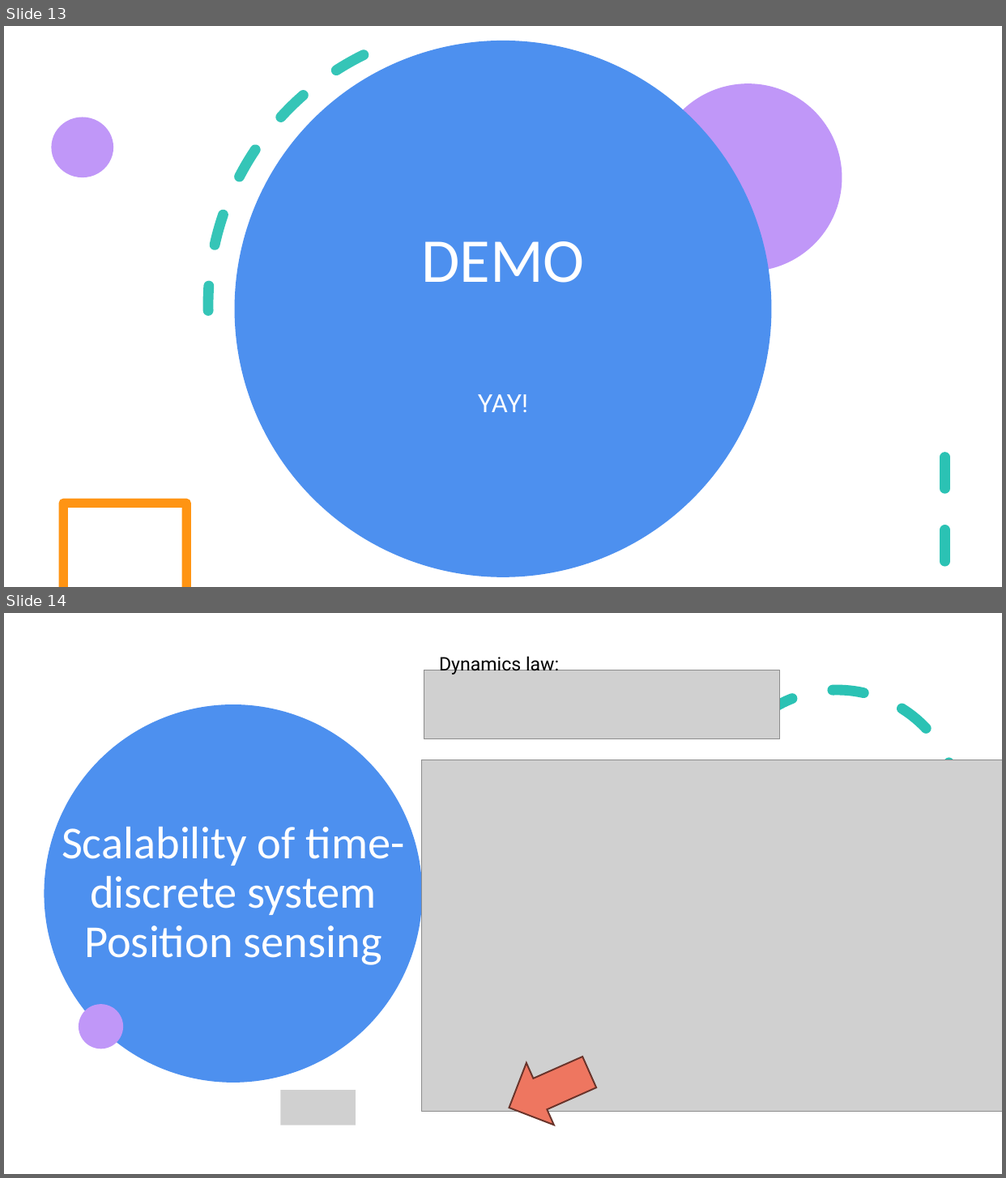
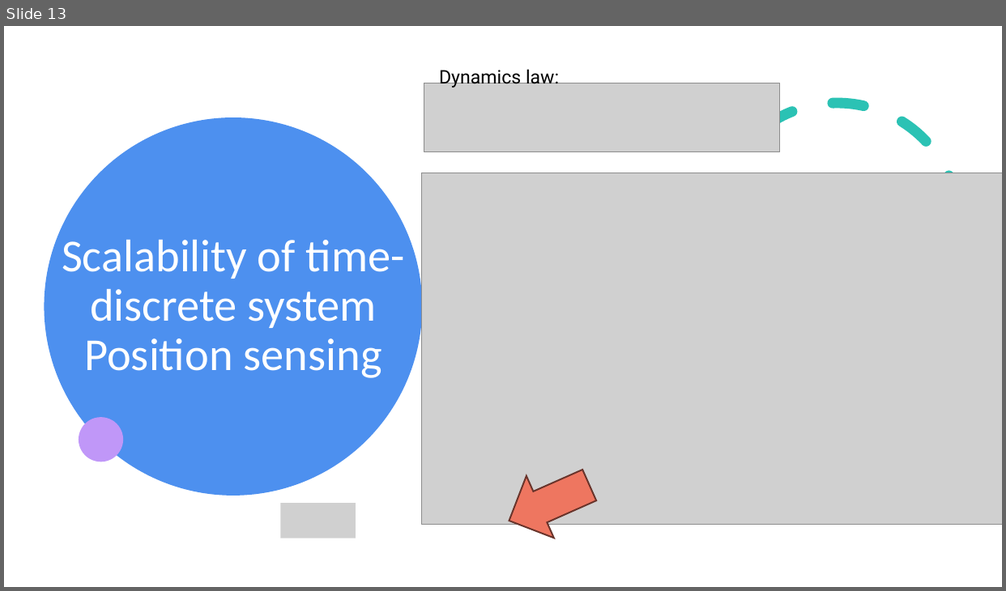
Before and after one commit to SagivTamir/Gathering-simulations, a slide deck: Agent-Based Gathering Simulations.pptx. Shown one above the other, each under a label of ours: slides 13 and 14 before the commit, slide 13 after it. The pictures are 1006x1178 and 1006x591 pixels, drawn with LibreOffice and Linux fonts; fonts in the diff are those of the drawing; grey boxes stand for pictures. Boxes give left, top, right and bottom in pixels: in the first picture for what was removed or moved away, otherwise in the second. Text is boxed around its words. In the diff, an @@ line names an element or a change of style, - is before the commit and + after.

```diff
--- a/Agent-Based Gathering Simulations.pptx
+++ b/Agent-Based Gathering Simulations.pptx
@@ slide 13 removed at [4, 26, 1002, 587], background #FFFFFF @@
@@ arc (boxed as its full ellipse) removed at [113, 26, 861, 587] @@
@@ ellipse removed at [235, 41, 771, 577] @@
@@ ellipse removed at [654, 84, 842, 271] @@
@@ ellipse removed at [51, 118, 113, 178] @@
@@ title removed at [421, 241, 585, 283] @@
-DEMO
@@ subtitle removed at [478, 395, 528, 412] @@
-YAY!
@@ line removed from (945, 457) to (945, 587) @@
@@ freeform shape removed at [58, 499, 191, 587] @@
@@ what was slide 14 is now slide 13 @@
```
Also in this commit, not shown: 1 other file.
